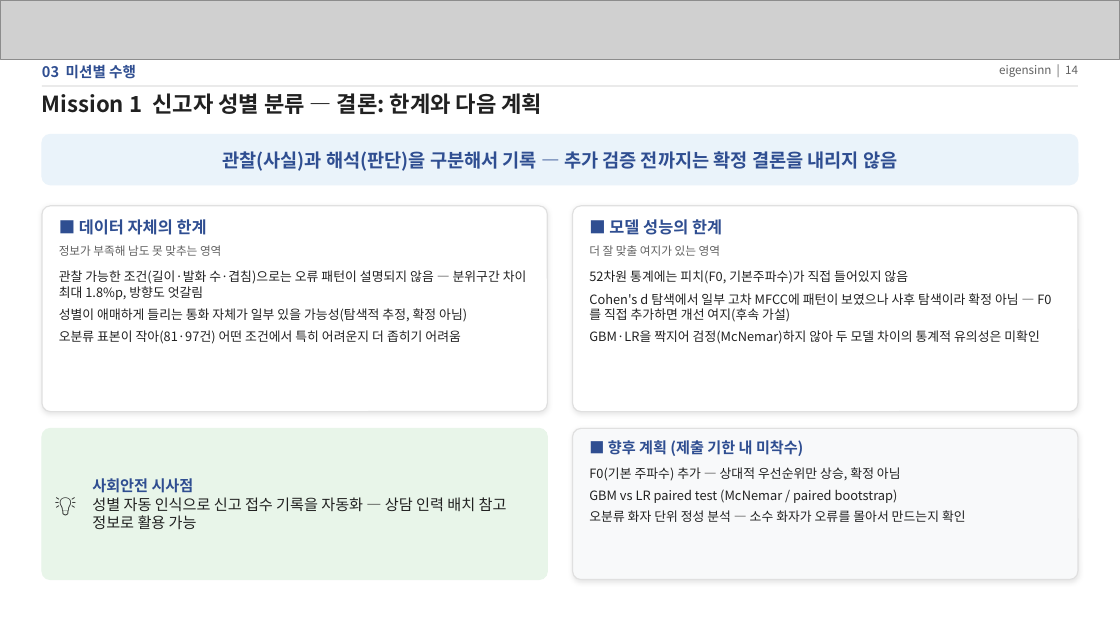
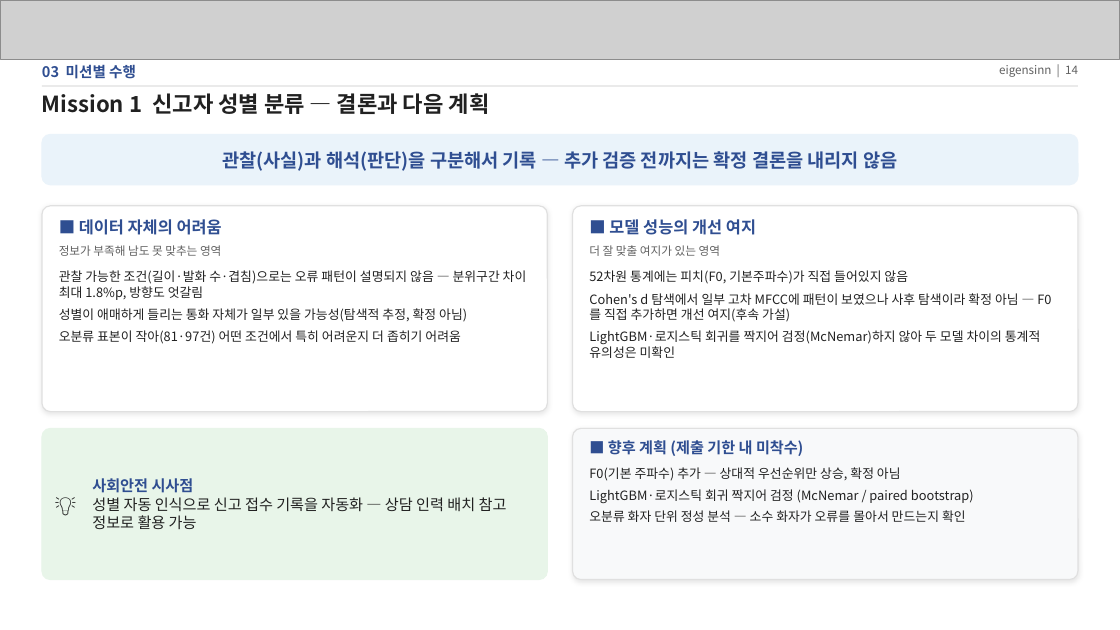
Before and after one commit to eigensinn-dcc2026/prelim, a slide deck: slide 14 of ppt/DCC2026_예선_결과정리.pptx. Drawn at 1120x630 pixels with LibreOffice and Linux fonts; fonts in the diff are those of the drawing; grey boxes stand for pictures. Boxes give left, top, right and bottom in pixels: in the first picture for what was removed or moved away, otherwise in the second. Text is boxed around its words. In the diff, an @@ line names an element or a change of style, - is before the commit and + after.

```diff
--- a/ppt/DCC2026_예선_결과정리.pptx
+++ b/ppt/DCC2026_예선_결과정리.pptx
@@ text at (x1=42, y1=93, x2=490, y2=114): text changed @@
-Mission 1 신고자 성별 분류 — 결론: 한계와 다음 계획
+Mission 1 신고자 성별 분류 — 결론과 다음 계획
@@ text at (x1=79, y1=219, x2=222, y2=235): text changed @@
-■ 데이터 자체의 한계
+■ 데이터 자체의 어려움
@@ text at (x1=609, y1=219, x2=756, y2=235): text changed @@
-■ 모델 성능의 한계
+■ 모델 성능의 개선 여지
@@ text at (x1=589, y1=330, x2=1040, y2=358): text changed @@
-GBM·LR을 짝지어 검정(McNemar)하지 않아 두 모델 차이의 통계적 유의성은 미확인
+LightGBM·로지스틱 회귀를 짝지어 검정(McNemar)하지 않아 두 모델 차이의 통계적 유의성은 미확인
@@ text at (x1=589, y1=489, x2=974, y2=503): text changed @@
-GBM vs LR paired test (McNemar / paired bootstrap)
+LightGBM·로지스틱 회귀 짝지어 검정 (McNemar / paired bootstrap)
```
Also in this commit, not shown: 23 other slides changed, 2 slides removed, 1 other file.
